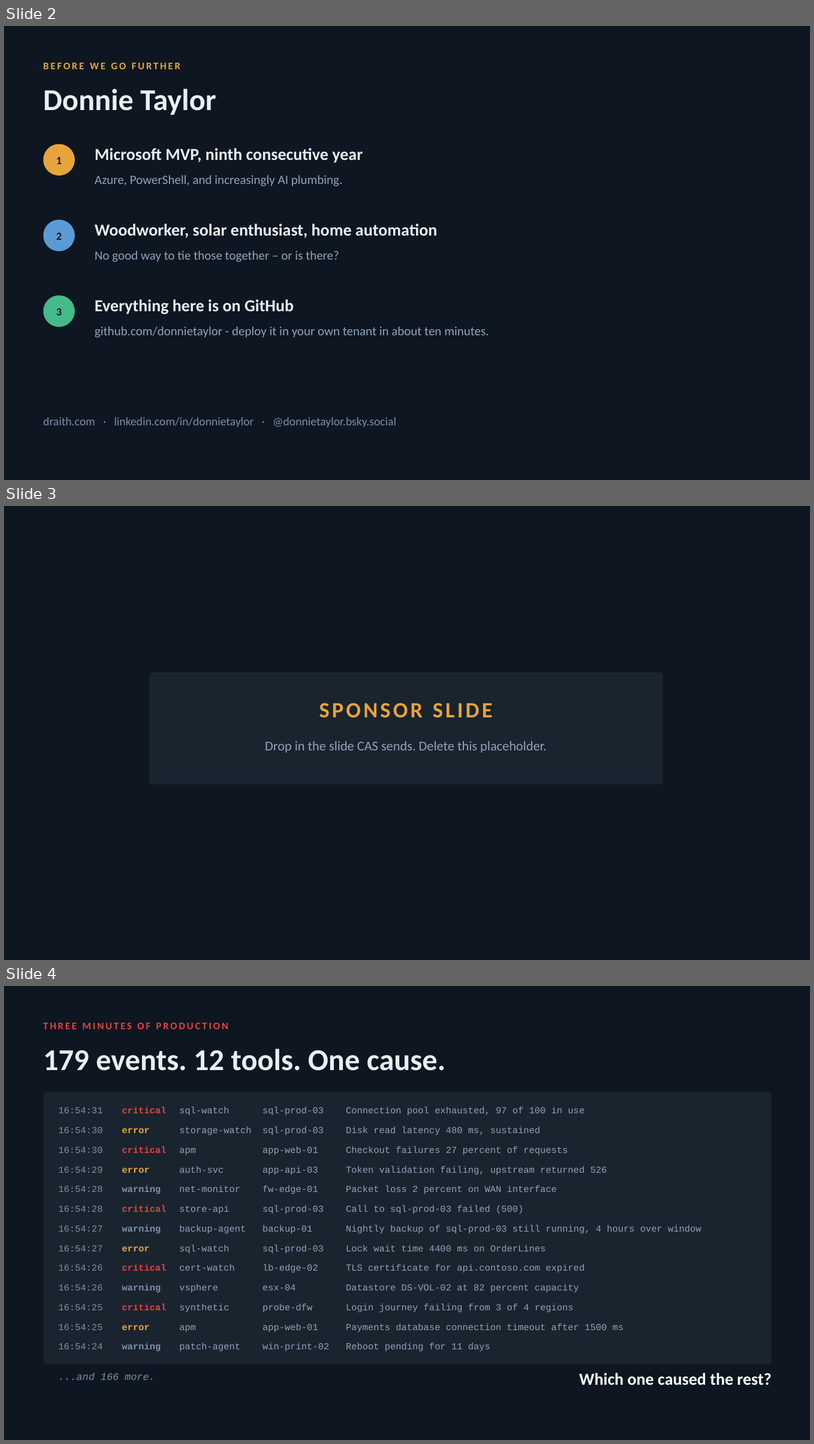
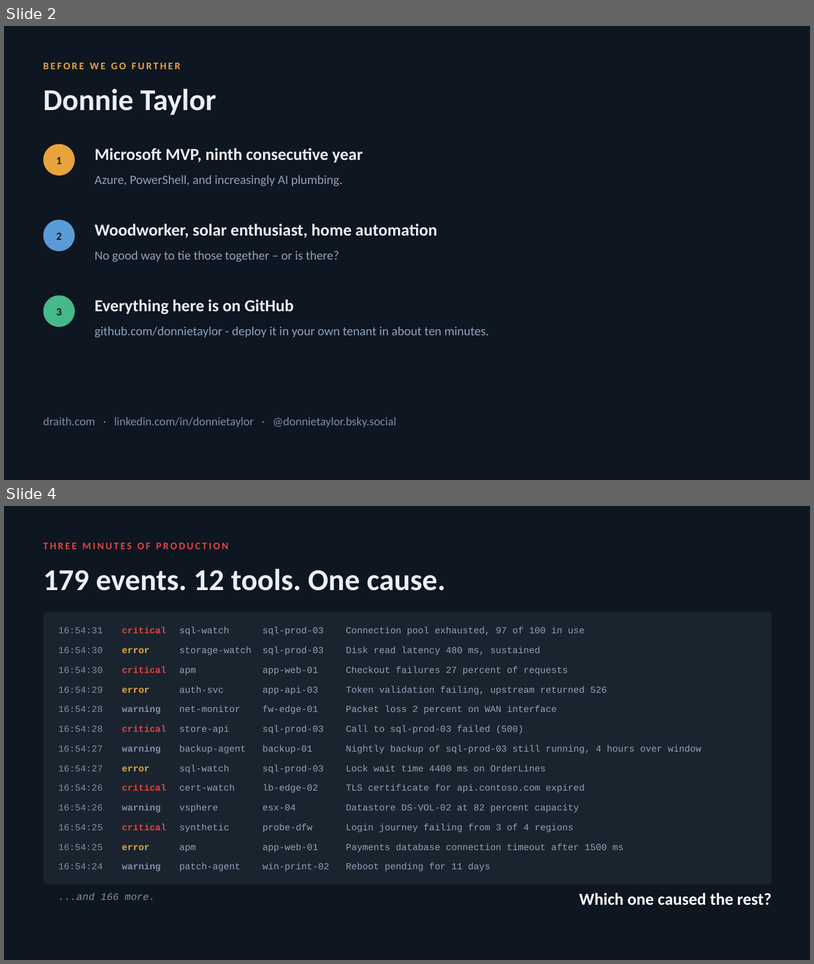
Before and after one commit to donnietaylor/cas2026, a slide deck: smarter-monitoring/slides/smarter-monitoring.pptx. Shown one above the other, each under a label of ours: slides 2, 3 and 4 before the commit, slides 2 and 4 after it; the slides between them are not shown. The pictures are 814x1444 and 814x964 pixels, drawn with LibreOffice and Linux fonts; fonts in the diff are those of the drawing. Boxes give left, top, right and bottom in pixels: in the first picture for what was removed or moved away, otherwise in the second. Text is boxed around its words. In the diff, an @@ line names an element or a change of style, - is before the commit and + after.

Commit message:
sponsor slides

```diff
--- a/smarter-monitoring/slides/smarter-monitoring.pptx
+++ b/smarter-monitoring/slides/smarter-monitoring.pptx
@@ slide 3 removed at (x1=4, y1=506, x2=810, y2=960), background #0E1621 @@
@@ rounded rectangle removed at (x1=149, y1=672, x2=663, y2=784) @@
@@ text removed at (x1=320, y1=703, x2=493, y2=718) @@
-SPONSOR SLIDE
@@ text removed at (x1=265, y1=741, x2=547, y2=753) @@
-Drop in the slide CAS sends. Delete this placeholder.
```
Also in this commit, not shown: 1 slide added, 1 other file.
